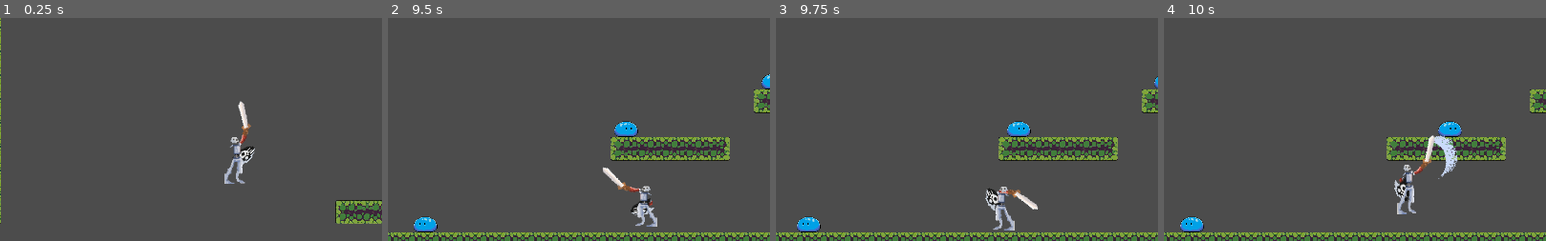
Above: before the commit, frames 1-4 (left to right).
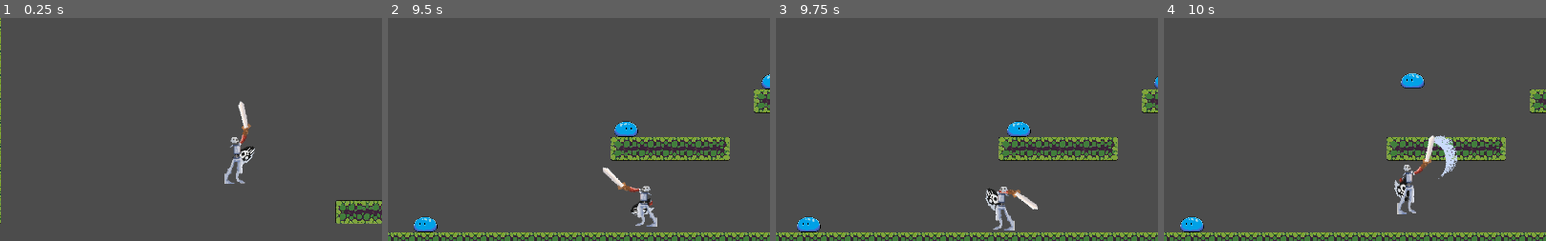
Above: after the commit, the same moments.

Repository: Sntx626/uol-gamejam-7
Game: Godot game, scene res://scenes/main_scene.tscn
Same seed, same stepped clock (60 frames per second), same inputs: the game is played once before the commit and once after it.
Inputs (mouse positions are % of the whole screen's width and height, from its top left):
- Up to frame 1 (0.25 s): no input
- Up to frame 2 (9.5 s): move the mouse to (72, 45) at 0.52 s; hold D (move_right) 0.53-1.28 s; click (72, 45) at 0.6 s; tap W (jump) at 0.77, 1.52, 3.02, 3.77, 4.52, 6.02, 6.77, 7.52, 9.02 s; move the mouse to (30, 55) at 1.27 s; hold A (move_left) 1.28-2.03 s; click (30, 55) at 1.35 s; move the mouse to (60, 28) at 2.02 s; hold D (move_right) 2.03-3.53 s; click (60, 28) at 2.1 s; move the mouse to (45, 70) at 2.77 s; click (45, 70) at 2.85 s; move the mouse to (80, 65) at 3.52 s; hold A (move_left) 3.53-5.78 s; click (80, 65) at 3.6 s; move the mouse to (20, 35) at 4.27 s; click (20, 35) at 4.35 s; move the mouse to (55, 50) at 5.02 s; click (55, 50) at 5.1 s; move the mouse to (35, 25) at 5.77 s; hold D (move_right) 5.78-8.03 s; click (35, 25) at 5.85 s; move the mouse to (72, 45) at 6.52 s; click (72, 45) at 6.6 s; move the mouse to (30, 55) at 7.27 s; click (30, 55) at 7.35 s; move the mouse to (60, 28) at 8.02 s; hold A (move_left) from 8.03 s (still down); click (60, 28) at 8.1 s; move the mouse to (45, 70) at 8.77 s; click (45, 70) at 8.85 s
- Up to frame 3 (9.75 s): move the mouse to (80, 65) at 9.52 s; release A (move_left) at 9.53 s; hold D (move_right) from 9.53 s (still down); click (80, 65) at 9.6 s
- Up to frame 4 (10 s): keep holding D (move_right); tap W (jump) at 9.77 s
The pictures show only the part of the screen within x 15-65%, y 50-100%; the shares and areas given below are measured in that part.

Frames 1-3 are identical in both runs. In frame 4, 0.7% of the frame differs, in the area x 62-78%, y 24-54%.

Commit message:
Fixed knockback

Diff:
--- a/src/scripts/slime.gd
+++ b/src/scripts/slime.gd
@@ -45,7 +45,8 @@
 		var sword = area.get_parent()
 		if (sword.is_swinging):
 			var knockpower = Vector2(sword.knockback, 0)
-			knockpower = knockpower.rotated(get_angle_to(sword.position)+deg2rad(144))
+			knockpower = knockpower.rotated(position.angle_to_point(sword.get_parent().get_parent().position))
+			print(sword.get_parent().get_parent().position, "|", position)
 			velocity = knockpower
 			print(knockpower)
 			blink()
